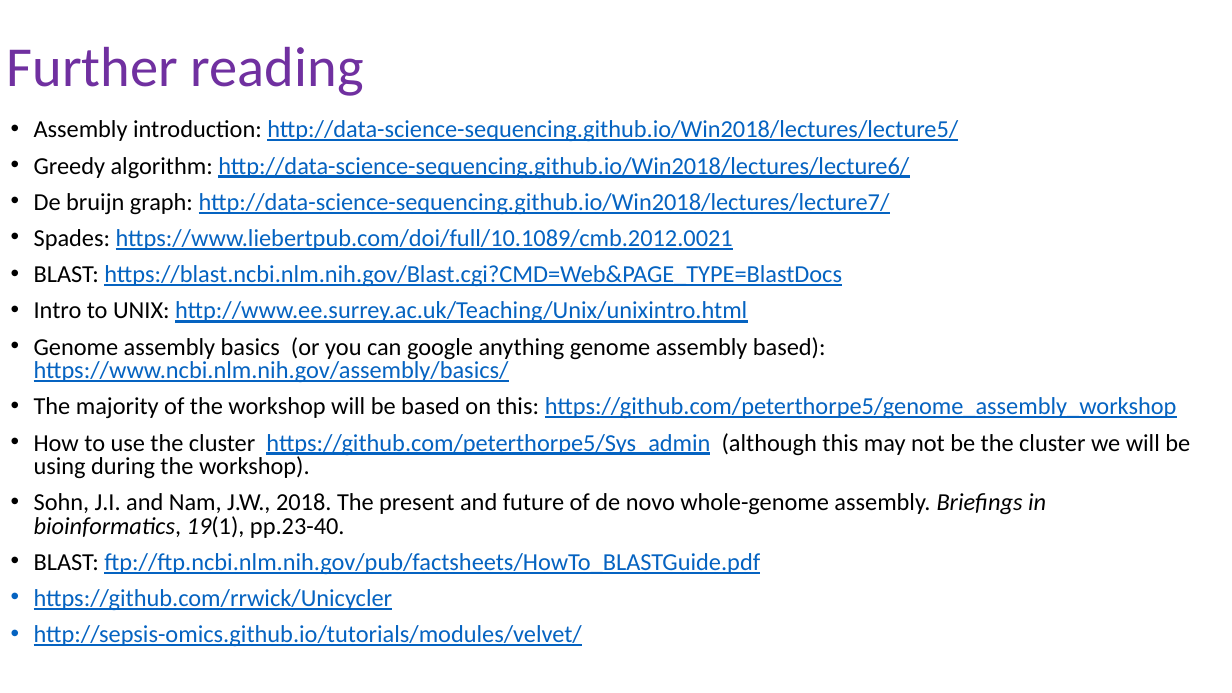
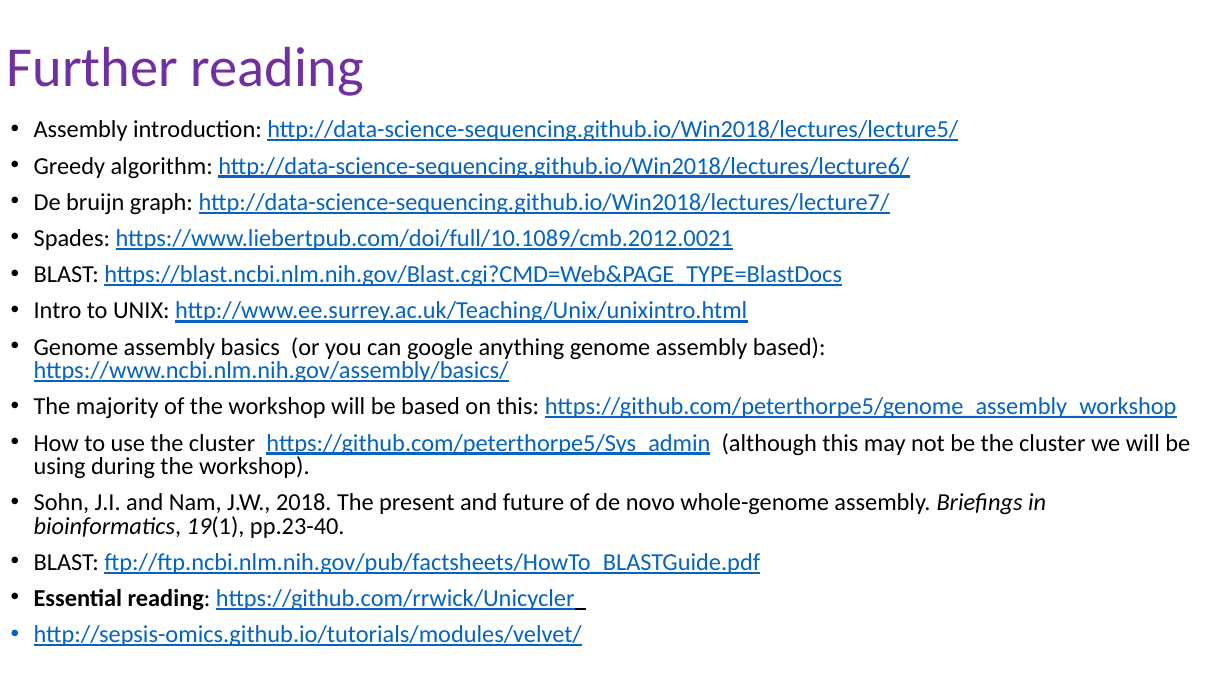
Before and after one commit to peterthorpe5/Msc_Digital_Health, a slide deck: slide 39 of powerpoint/6_assembly.pptx. Drawn at 1232x693 pixels with LibreOffice and Linux fonts; fonts in the diff are those of the drawing. Boxes give left, top, right and bottom in pixels: in the first picture for what was removed or moved away, otherwise in the second. Text is boxed around its words. In the diff, an @@ line names an element or a change of style, - is before the commit and + after.

```diff
--- a/powerpoint/6_assembly.pptx
+++ b/powerpoint/6_assembly.pptx
@@ text at [34, 589, 575, 611]: text changed @@
-• https://github.com/rrwick/Unicycler
+• Essential reading: https://github.com/rrwick/Unicycler
```
Also in this commit, not shown: 7 other slides changed, 2 slides added, 2 slides removed, 1 other file.
